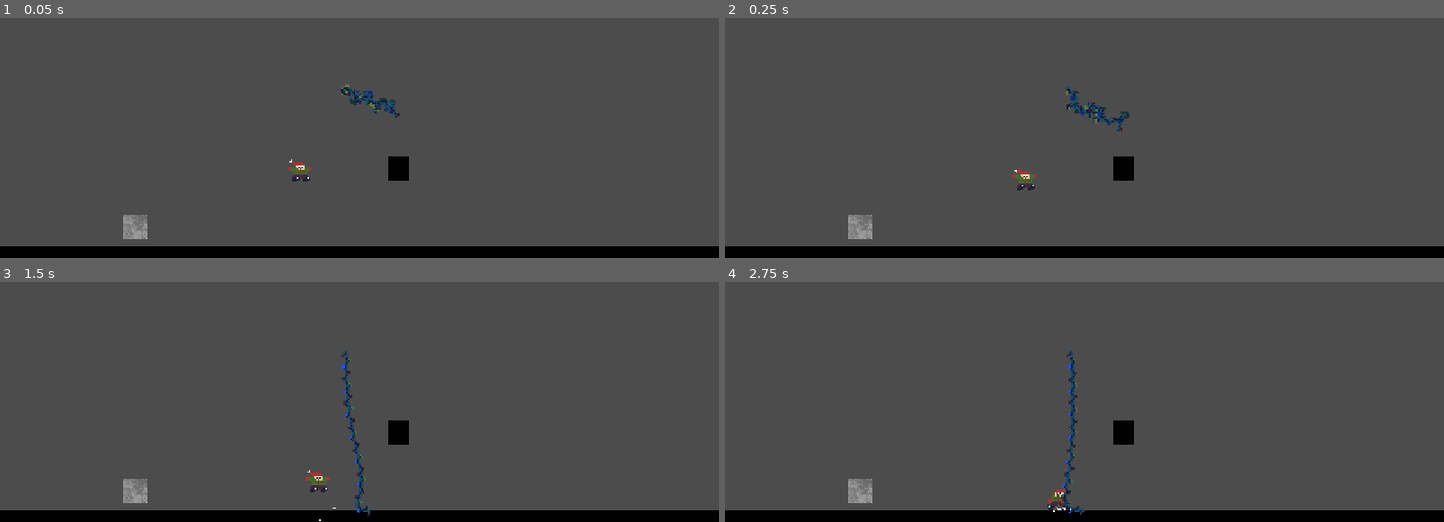
Above: before the commit, frames 1-4 (two rows, left to right).
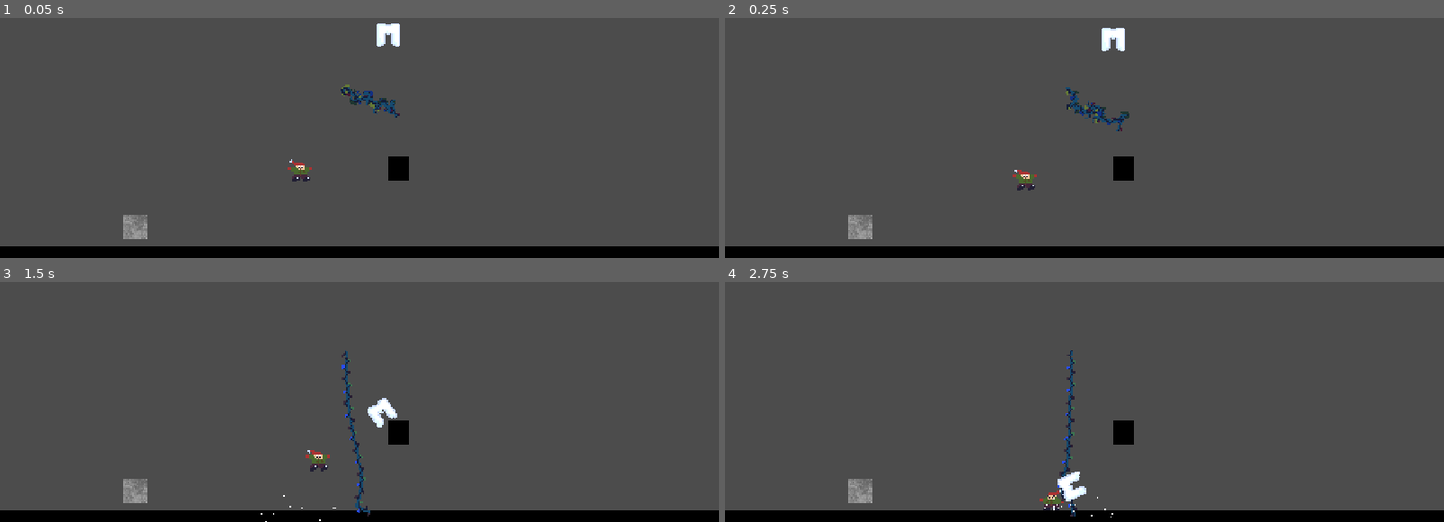
Above: after the commit, the same moments.

Repository: helpvisa/GodotChristmas2022
Game: Godot game, scene res://Scenes/Testing/TestScene.tscn
Two runs of this game, one before a commit and one after it. Both use one fixed random seed, a clock stepped at 60 frames per second and the inputs below. The project has no main scene, so this scene is started directly.
Inputs:
- Up to frame 1 (0.05 s): no input
- Up to frame 2 (0.25 s): no input
- Up to frame 3 (1.5 s): hold Right (move_right) from 0.53 s (still down); tap Space (jump) at 0.6, 0.77, 1.07, 1.35 s
- Up to frame 4 (2.75 s): tap Space (jump) at 1.52, 1.82, 2.1 s; release Right (move_right) at 2.03 s; hold Left (move_left) from 2.03 s (still down)

The runs differ from the first frame. In frame 1, 0.3% of the frame differs, in the area x 52-56%, y 2-12%; in frame 2, 0.3%; in frame 3, 0.6%; in frame 4, 1.0%, in the area x 43-54%, y 28-99%.

Commit message:
added rigidbodies, modified player control logic to interact better with rigidbodies

Diff:
--- /dev/null
+++ b/Scenes/Particles/StepEmitter.tscn
@@ -0,0 +1,14 @@
+[gd_scene format=2]
+
+[node name="StepEmitter" type="CPUParticles2D"]
+emitting = false
+amount = 3
+lifetime = 0.3
+one_shot = true
+explosiveness = 1.0
+emission_shape = 2
+emission_rect_extents = Vector2( 8, 1 )
+direction = Vector2( 0, -1 )
+spread = 0.0
+initial_velocity = 30.0
+initial_velocity_random = 0.3
--- a/Scenes/Player/Player.tscn
+++ b/Scenes/Player/Player.tscn
@@ -189,6 +189,20 @@
 "method": "_on_Sound_Triggered"
 } ]
 }
+tracks/3/type = "method"
+tracks/3/path = NodePath("StepEmission")
+tracks/3/interp = 1
+tracks/3/loop_wrap = true
+tracks/3/imported = false
+tracks/3/enabled = true
+tracks/3/keys = {
+"times": PoolRealArray( 0.12 ),
+"transitions": PoolRealArray( 1 ),
+"values": [ {
+"args": [  ],
+"method": "_trigger_Emission"
+} ]
+}
 
 [sub_resource type="RectangleShape2D" id=5]
 extents = Vector2( 6.5, 7 )
@@ -197,7 +211,7 @@
 script = ExtResource( 1 )
 moveSpeed = 7
 groundFriction = 8
-jumpHeight = 80
+jumpHeight = 100
 gravity = 3.0
 
 [node name="Sprite" type="Sprite" parent="."]
@@ -232,10 +246,16 @@
 script = ExtResource( 8 )
 sounds = [ ExtResource( 10 ), ExtResource( 9 ) ]
 
-[node name="EmissionManager" type="Node2D" parent="."]
+[node name="LandEmission" type="Node2D" parent="."]
 position = Vector2( 1, 8 )
 script = ExtResource( 11 )
 emitterResource = "res://Scenes/Particles/Snowpuff.tscn"
 
+[node name="StepEmission" type="Node2D" parent="."]
+position = Vector2( 0, 8 )
+script = ExtResource( 11 )
+emitterResource = "res://Scenes/Particles/StepEmitter.tscn"
+
 [connection signal="jumped" from="." to="Jumps" method="_on_Player_jumped"]
-[connection signal="landed" from="." to="EmissionManager" method="_trigger_Emission"]
+[connection signal="jumped" from="." to="LandEmission" method="_trigger_Emission"]
+[connection signal="landed" from="." to="LandEmission" method="_trigger_Emission"]
--- a/Scenes/Testing/TestScene.tscn
+++ b/Scenes/Testing/TestScene.tscn
@@ -1,8 +1,9 @@
-[gd_scene load_steps=11 format=2]
+[gd_scene load_steps=14 format=2]
 
 [ext_resource path="res://Scenes/Player/Player.tscn" type="PackedScene" id=1]
 [ext_resource path="res://Scripts/Triggers/MultipurposeTrigger.gd" type="Script" id=2]
 [ext_resource path="res://Scenes/Decoration/Lights_Rope.tscn" type="PackedScene" id=3]
+[ext_resource path="res://Sprites/Lettering/Letters.png" type="Texture" id=4]
 
 [sub_resource type="RectangleShape2D" id=1]
 
@@ -25,6 +26,12 @@
 width = 16
 height = 16
 noise = SubResource( 7 )
+
+[sub_resource type="RectangleShape2D" id=9]
+extents = Vector2( 3, 8 )
+
+[sub_resource type="RectangleShape2D" id=10]
+extents = Vector2( 2, 3.5 )
 
 [node name="TestScene" type="Node2D"]
 
@@ -76,3 +83,27 @@
 
 [node name="Rope" parent="Ropes" instance=ExtResource( 3 )]
 position = Vector2( 231, 159 )
+
+[node name="Text" type="Node2D" parent="."]
+
+[node name="M" type="RigidBody2D" parent="Text"]
+position = Vector2( 259, 121 )
+contacts_reported = 3
+contact_monitor = true
+
+[node name="Sprite" type="Sprite" parent="Text/M"]
+texture = ExtResource( 4 )
+region_enabled = true
+region_rect = Rect2( 0, 0, 16, 16 )
+
+[node name="CollisionShape2D2" type="CollisionShape2D" parent="Text/M"]
+position = Vector2( -5, 0 )
+shape = SubResource( 9 )
+
+[node name="CollisionShape2D3" type="CollisionShape2D" parent="Text/M"]
+position = Vector2( 5, 0 )
+shape = SubResource( 9 )
+
+[node name="CollisionShape2D" type="CollisionShape2D" parent="Text/M"]
+position = Vector2( 0, -3.5 )
+shape = SubResource( 10 )
--- a/Scripts/Input/Player/PlayerController_2D.gd
+++ b/Scripts/Input/Player/PlayerController_2D.gd
@@ -35,6 +35,9 @@
 		# apply ground friction
 		currentVelocity.x -= (currentVelocity.x * groundFriction) * delta
 	else:
+		if (currentVelocity.y > gravity * 2):
+			states.midair = true
+
 		# increment coyote timer
 		coyoteTimer += 1
 		# update current velocity based on inputs, minimal air influence
@@ -61,7 +64,17 @@
 	states.walking = false
 
 	# move kinematic body
-	currentVelocity = move_and_slide(currentVelocity, Vector2.UP)
+	currentVelocity = move_and_slide(currentVelocity, Vector2.UP, false, 4, 0.785398, false)
+
+	# get collisions with rigidbodies
+	for i in get_slide_count():
+		var collision = get_slide_collision(i)
+		var body = collision.get_collider()
+		if (body is RigidBody2D):
+			#if collision.get_remainder().y < 0:
+			print(collision.get_angle())
+			if collision.get_angle() > 1:
+				body.apply_impulse(collision.position - body.global_transform.origin, Vector2(playerInput.x * 10 + currentVelocity.x, 0))
 
 
 #######################
@@ -98,9 +111,9 @@
 			animator.play("player_fall")
 
 	# handle sprite flip state
-	if (currentVelocity.x < 0):
+	if (playerInput.x < 0):
 		sprite.flip_h = true
-	else:
+	elif (playerInput.x > 0):
 		sprite.flip_h = false
 
 
--- /dev/null
+++ b/Scripts/Physics/Rigidbody_Monitor.gd
@@ -0,0 +1,9 @@
+extends RigidBody2D
+
+
+# detect all bodies colliding with this one
+func _physics_process(_delta):
+	var bodies = get_colliding_bodies()
+	for i in bodies:
+		if (i is KinematicBody2D):
+			print(i.currentVelocity)
Binary file added: Sprites/Lettering/Letters.aseprite
Binary file added: Sprites/Lettering/Letters.png
Not shown, added: Sprites/Lettering/Letters.png.import
